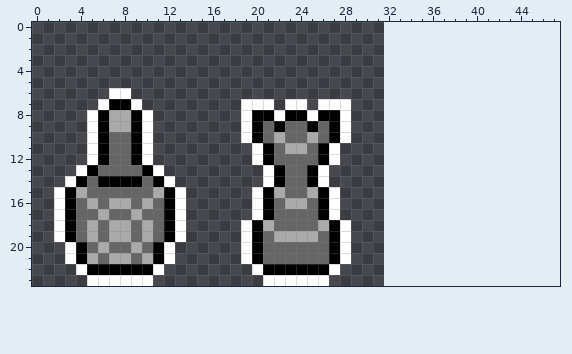
Pixel-art sprite, stored at assets/towers.png. Above: the version before the commit.
The file is 32x24 pixels. The old version is drawn lined up with the new one, on the new canvas.
Now the later version:
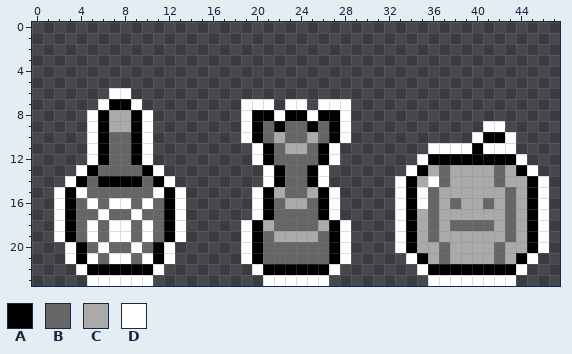
Palette (. is transparent): A #000000  B #666666  C #aaaaaa  D #ffffff
The edit:
canvas 32x24 -> 48x24
@@ x 0..47 @@
  8 .....DACCAD........DAADAADAAD...................
- 9 .....DACCAD........DABABBABAD...................
-10 .....DABBAD........DABCBBCBAD...................
-11 .....DABBAD.........DABCCBAD....................
-12 .....DABBAD.........DABBBBAD....................
-13 ....DABBBBAD.........DABBAD.....................
-14 ...DABAAAABAD........DABBAD.....................
-15 ..DACBBBBBBCAD......DACBBCAD....................
-16 ..DABCBCCBCBAD......DABCCBAD....................
-17 ..DABBCBBCBBAD......DABBBBAD....................
-18 ..DABCBCCBCBAD.....DACBBBBCAD...................
-19 ..DABCBCCBCBAD.....DABCCCCBAD...................
-20 ...DABCBBCBAD......DABBBBBBAD...................
-21 ...DACBCCBCAD......DABBBBBBAD...................
-22 ....DAAAAAAD........DAAAAAAD....................
-23 .....DDDDDD..........DDDDDD.....................
+ 9 .....DACCAD........DABABBABAD............DD.....
+10 .....DABBAD........DABCBBCBAD...........DAAD....
+11 .....DABBAD.........DABCCBAD........DDDDADDD....
+12 .....DABBAD.........DABBBBAD.......DAAAAAAAAD...
+13 ....DABBBBAD.........DABBAD.......DACBCCCCBCAD..
+14 ...DABAAAABAD........DABBAD......DACDBCCCCBCCAD.
+15 ..DADBBBBBBDAD......DACBBCAD.....DADBCCCCCCBCAD.
+16 ..DABDBDDBDBAD......DABCCBAD.....DADBCBCCBCBCAD.
+17 ..DABBDBBDBBAD......DABBBBAD.....DACBCCCCCCBCAD.
+18 ..DABDBDDBDBAD.....DACBBBBCAD....DACBCBBBBCBCAD.
+19 ..DABDBDDBDBAD.....DABCCCCBAD....DACBCCCCCCBCAD.
+20 ...DABDBBDBAD......DABBBBBBAD....DACCBCCCCBCCAD.
+21 ...DADBDDBDAD......DABBBBBBAD.....DACBCCCCBCAD..
+22 ....DAAAAAAD........DAAAAAAD.......DAAAAAAAAD...
+23 .....DDDDDD..........DDDDDD.........DDDDDDDD....
